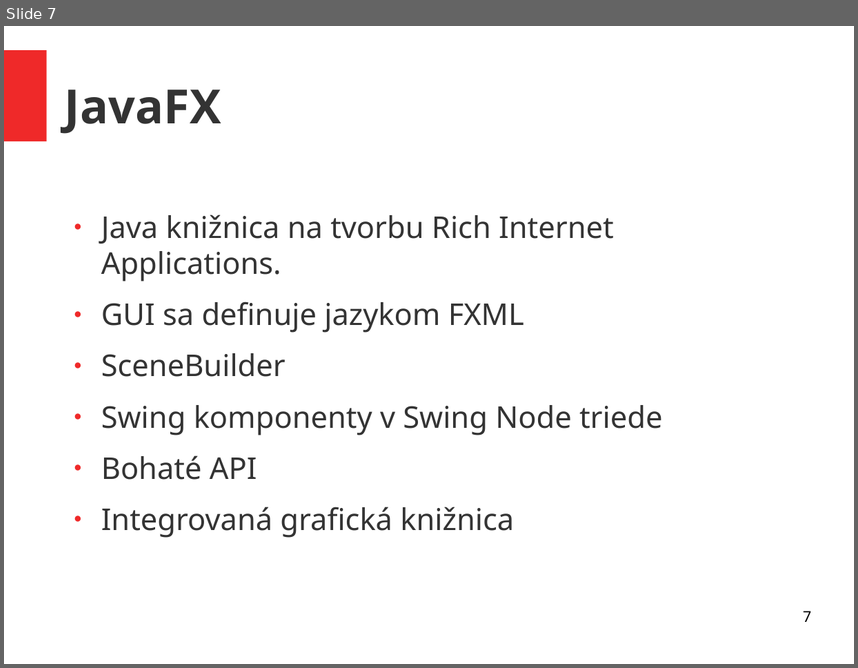
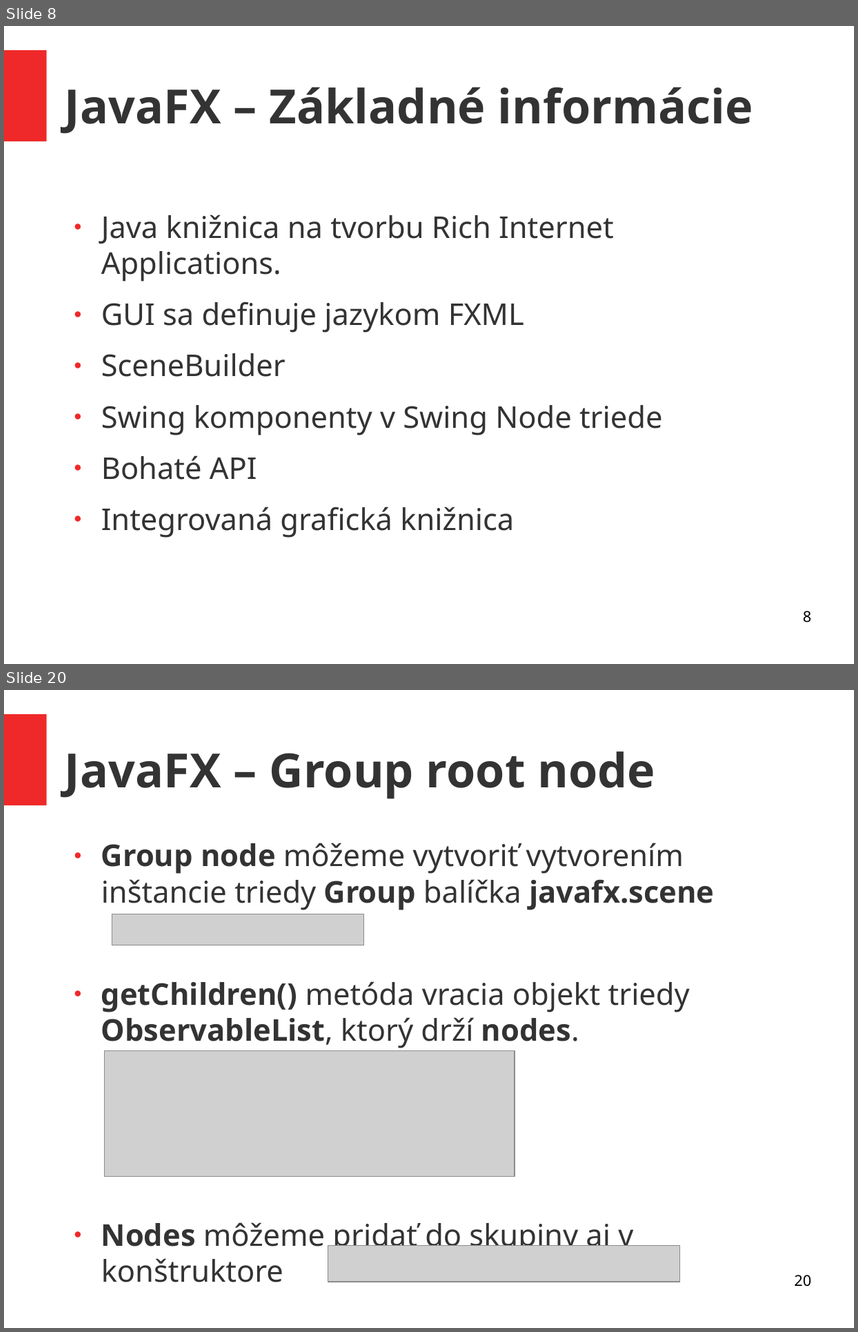
Before and after one commit to ukf-michalkohutek/prezentacia, a slide deck: seminar2.odp. Shown one above the other, each under a label of ours: slide 7 before the commit, slides 8 and 20 after it; the slides between them are not shown. The pictures are 858x668 and 858x1332 pixels, drawn with LibreOffice and Linux fonts; fonts in the diff are those of the drawing; grey boxes stand for pictures. Boxes give left, top, right and bottom in pixels: in the first picture for what was removed or moved away, otherwise in the second. Text is boxed around its words. In the diff, an @@ line names an element or a change of style, - is before the commit and + after.

```diff
--- a/seminar2.odp
+++ b/seminar2.odp
@@ slide 20 added at (4,690,854,1328), background #FFFFFF; not listed: 1 template element that a slide beside it also shows @@
@@ title added at (65,751,655,799), 44 pt, text #333333, bold @@
+JavaFX – Group root node
@@ text added at (101,842,714,1282), 28 pt, text #333333 @@
+● Group node môžeme vytvoriť vytvorením inštancie triedy Group balíčka javafx.scene
+● getChildren() metóda vracia objekt triedy ObservableList, ktorý drží nodes.
+● Nodes môžeme pridať do skupiny aj v konštruktore
@@ picture added at (112,914,364,945) @@
@@ picture added at (104,1051,515,1176) @@
@@ picture added at (328,1245,680,1281) @@
@@ page number added at (794,1274,811,1286), 14 pt, text #000000 @@
+20
@@ what was slide 7 is now slide 8 @@
@@ slide 8 changed as well @@
@@ title at (65,87,753,134): text changed @@
-JavaFX
+JavaFX – Základné informácie
@@ page number at (803,610,811,622): text changed @@
-7
+8
```
Also in this commit, not shown: 17 other slides added, 1 other file.
